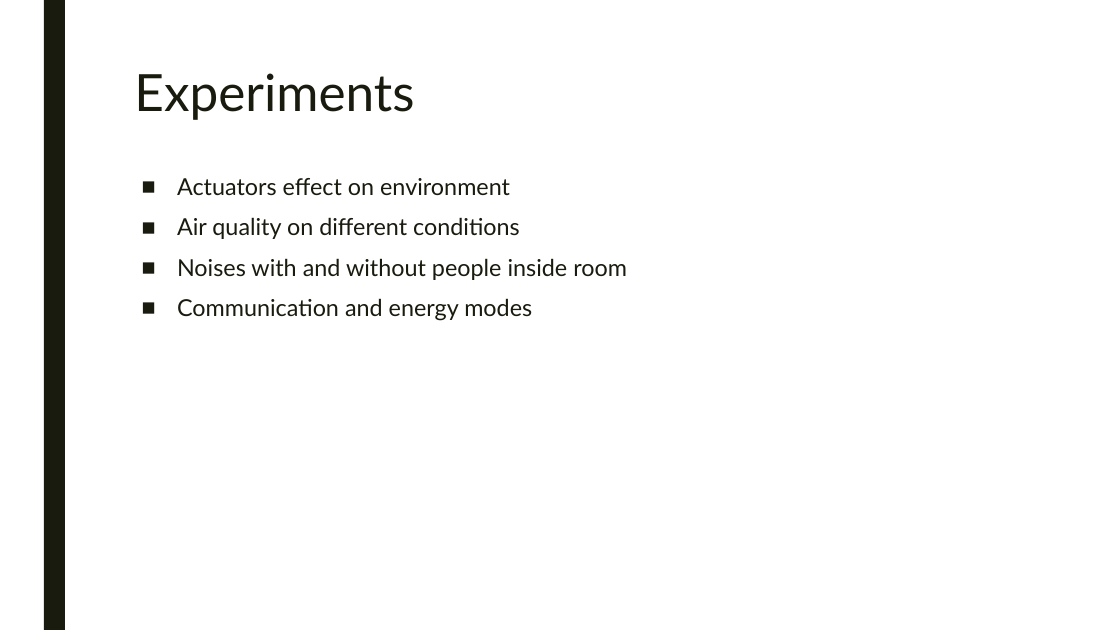
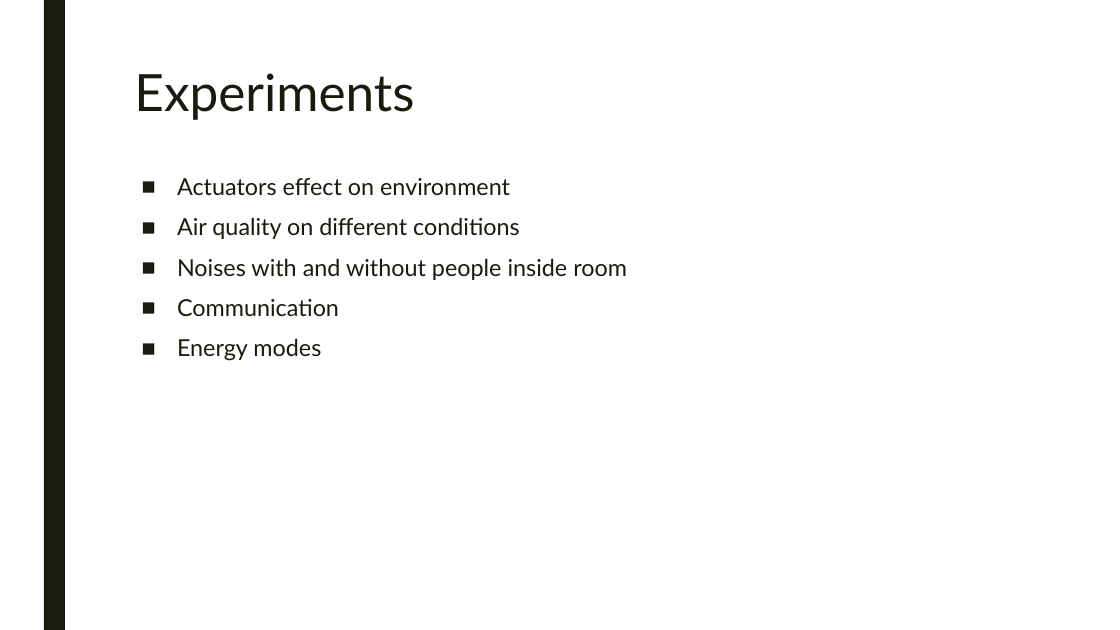
Before and after one commit to LorenzoPecorari/iot_project, a slide deck: slide 5 of presentation/intermediate_pres.pptx. Drawn at 1120x630 pixels with LibreOffice and Linux fonts; fonts in the diff are those of the drawing; background and template pictures are left out. Boxes give left, top, right and bottom in pixels: in the first picture for what was removed or moved away, otherwise in the second. Text is boxed around its words. In the diff, an @@ line names an element or a change of style, - is before the commit and + after.

```diff
--- a/presentation/intermediate_pres.pptx
+++ b/presentation/intermediate_pres.pptx
@@ text at [177,299,339,361]: text changed @@
-■ Communication and energy modes
+■ Communication
+■ Energy modes
```
Also in this commit, not shown: 4 other slides changed, 1 slide added.
